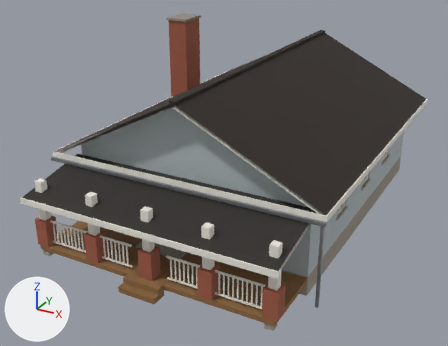
An edit to the glTF model assets/models/small_buildings/bungalow.glb, drawn before and after from the same camera.
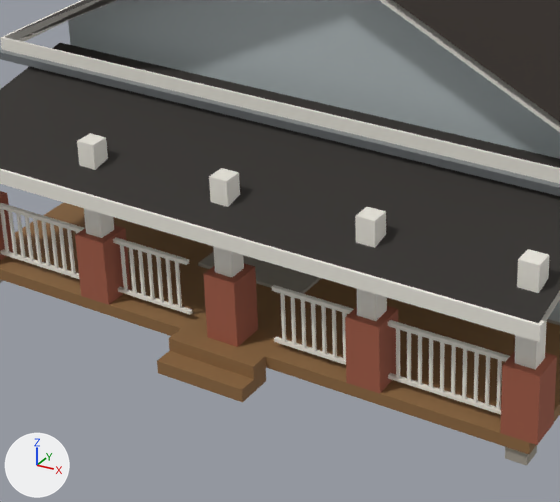
Old and new are each drawn whole from a 50 mm camera at (10.51, -22.42, 11.7) aimed at (-0.62, -2.18, 1.58) and again close up on the part from 12% to 64% of the width and 39% to 100% of the height. Lighting does not change. The marker at lower left points along +X, +Y and +Z. The last two pictures show the newer version. Objects named as collision shapes, trigger or cutter boxes, shadow casters or lower levels of detail are left out. Vertices at exactly the same position are counted once.

In view in the first close-up: 'LOD0'.
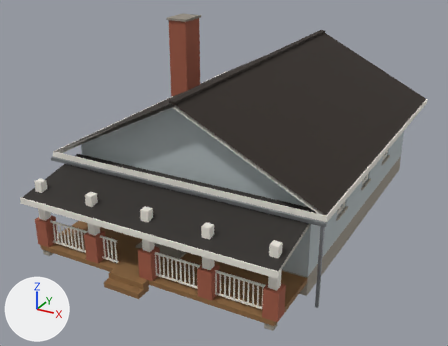
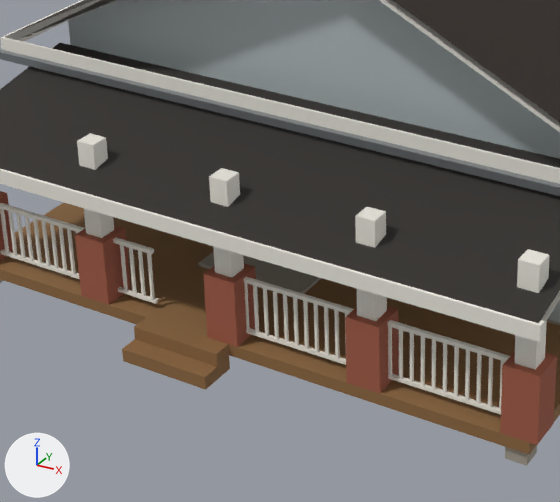
Where the change shows, as pixel boxes (x1, y1, x2, y2) in the close-ups (560 x 502 px; the box of a moved part takes in the faces that stretch with it):
```json
{"part": 1, "of": "me_bungalow_lod0", "change": "moved or reshaped", "before": [157, 329, 266, 402], "after": [122, 317, 230, 390]}
{"part": 2, "of": "me_bungalow_lod0", "change": "moved or reshaped", "before": [175, 262, 182, 308], "after": [244, 283, 250, 330]}
{"part": 3, "of": "me_bungalow_lod0", "change": "moved or reshaped", "before": [166, 259, 173, 305], "after": [253, 285, 259, 333]}
{"part": 4, "of": "me_bungalow_lod0", "change": "moved or reshaped", "before": [156, 256, 164, 302], "after": [263, 288, 269, 336]}
{"part": 5, "of": "me_bungalow_lod0", "change": "moved or reshaped", "before": [186, 260, 510, 415], "after": [151, 249, 510, 415]}
```

The change, as JSON lines over the scene's bpy script:
```json
{"block": "me_bungalow_lod0", "where": "# used by ob_lod0; location = (0.0, 0.0, 0.0)"}
{"op": "remove", "block": "me_bungalow_lod0", "code": "me_bungalow_lod0.from_pydata(...)  # 2252 vertices, 4006 faces; spans x -5.5..5.4, y -9.2..7.1, z -0.3..6.8"}
{"op": "add", "block": "me_bungalow_lod0", "code": "me_bungalow_lod0.from_pydata(...)  # 2060 vertices, 3706 faces; spans x -5.5..5.4, y -9.2..7.1, z -0.3..6.8"}
{"block": "me_bungalow_lod0", "change": "me_bungalow_lod0 part 1: the loose piece of 14 vertices spanning x -0.7..0.7, y -9.2..-8.6, z 0.0..0.4 is moved by (-0.6, 0.0, 0.0)"}
{"block": "me_bungalow_lod0", "change": "me_bungalow_lod0 part 2: the loose piece of 8 vertices spanning x -0.9, y -8.4..-8.3, z 0.6..1.3 is moved by (1.1, 0.0, 0.0)"}
{"block": "me_bungalow_lod0", "change": "me_bungalow_lod0 part 3: the loose piece of 8 vertices spanning x -1.1..-1.0, y -8.4..-8.3, z 0.6..1.3 is moved by (1.5, 0.0, 0.0)"}
{"block": "me_bungalow_lod0", "change": "me_bungalow_lod0 part 4: the loose piece of 8 vertices spanning x -1.2, y -8.4..-8.3, z 0.6..1.3 is moved by (1.8, 0.0, 0.0)"}
{"block": "me_bungalow_lod0", "change": "me_bungalow_lod0 part 5"}
{"block": "me_bungalow_lod0", "change": "44 vertices are removed from x 0.7..3.9, y -8.4..-8.3, z 0.5..1.4"}
{"block": "me_bungalow_lod0", "change": "192 faces are deleted"}
{"block": "me_bungalow_lod0", "change": "8 vertices in x -0.7, y -8.4..-8.3, z 0.5..1.4 move by (-0.6, 0.0, 0.0)"}
{"block": "me_bungalow_lod0", "change": "20 vertices move within x 0.8..4.0, y -8.4..-8.3, z 0.6..1.3"}
{"block": "me_bungalow_lod0", "change": "44 vertices are added at x 0.9..4.1, y -8.4..-8.3, z 0.6..1.3"}
{"block": "me_bungalow_lod0", "change": "8 new vertices lie (-4.3, 0.0, 0.0) away from vertices in x 4.4, y -8.4..-8.3, z 0.5..1.4"}
{"block": "me_bungalow_lod0", "change": "204 new faces join them, mat_trim"}
{"block": "me_bungalow_lod0", "change": "other edits to the shape of me_bungalow_lod0 do not show in these pictures"}
{"op": "remove", "block": "me_bungalow_lod0", "code": "me_bungalow_lod0.materials.append(mat_door)"}
{"op": "remove", "block": "me_bungalow_lod0", "code": "me_bungalow_lod0.materials.append(mat_fabric)"}
{"op": "remove", "block": "me_bungalow_lod0", "code": "me_bungalow_lod0.materials.append(mat_glassdark)"}
{"op": "remove", "block": "me_bungalow_lod0", "code": "me_bungalow_lod0.materials.append(mat_wood)"}
```
